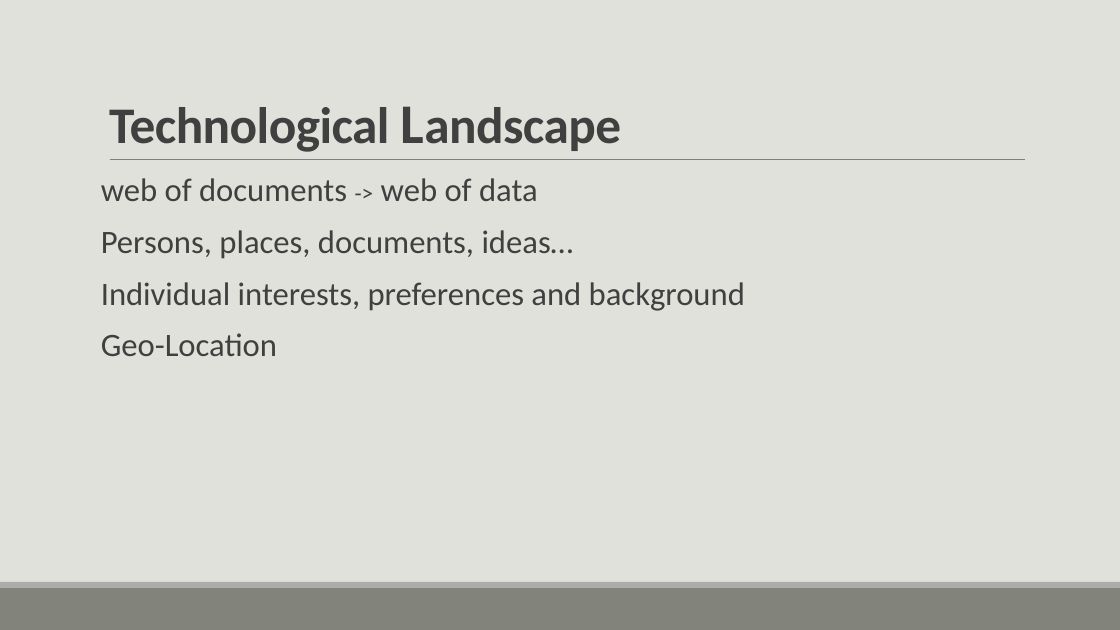
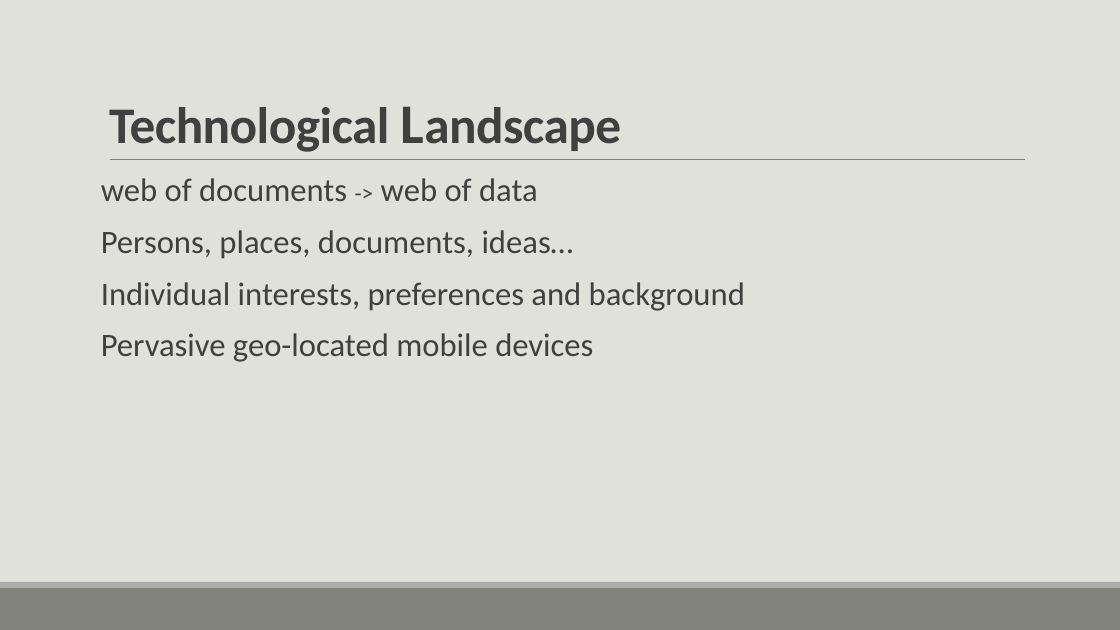
Before and after one commit to smart-arosa/smart-arosa, a slide deck: slide 3 of beacon.pptx. Drawn at 1120x630 pixels with LibreOffice and Linux fonts; fonts in the diff are those of the drawing. Boxes give left, top, right and bottom in pixels: in the first picture for what was removed or moved away, otherwise in the second. Text is boxed around its words. In the diff, an @@ line names an element or a change of style, - is before the commit and + after.

```diff
--- a/beacon.pptx
+++ b/beacon.pptx
@@ text at <box>101,333,593,362</box>: text changed @@
-Geo-Location
+Pervasive geo-located mobile devices
```
